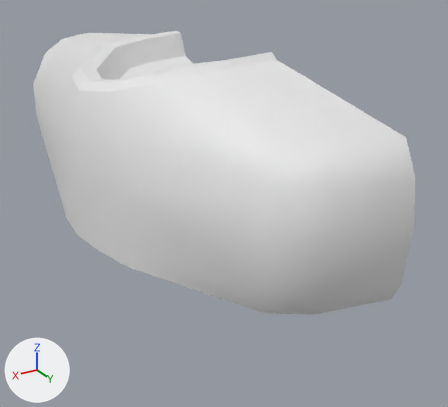
The FBX model Assets/02_Art/Meshes/SM_CarRight.fbx as it was, and as the next commit left it.
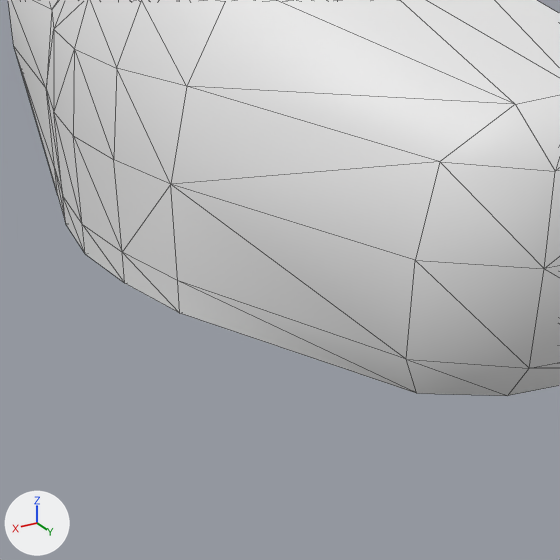
Each version appears first whole from a 50 mm camera at (2.85, 5.28, 1.91) aimed at (0.06, 0.62, -0.42), and next in a close-up on the part from 7% to 77% of the width and 23% to 100% of the height. Every picture has the same lights, and +X, +Y and +Z are marked at lower left. The close-ups show mesh edges as thin lines. Where no turn or scale is listed for an object, it has been applied to the vertices.

Script lines for the objects in view, before the commit:
```python
me_mesh = bpy.data.meshes.new('Mesh')
me_mesh.from_pydata(...)  # 194 vertices, 384 faces; spans x -0.02..1.44, y -2.99..2.85, z -0.49..1.08
ob_box001 = bpy.data.objects.new('Box001', me_mesh)
ob_box001.location = (0.0, 0.0, 0.0)
```
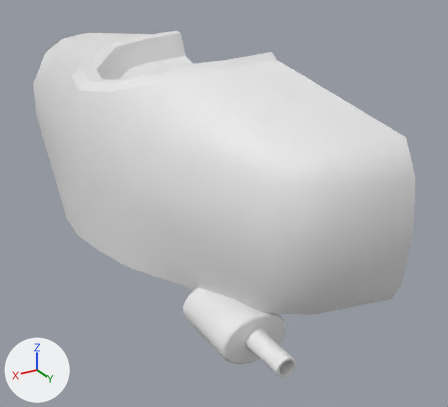
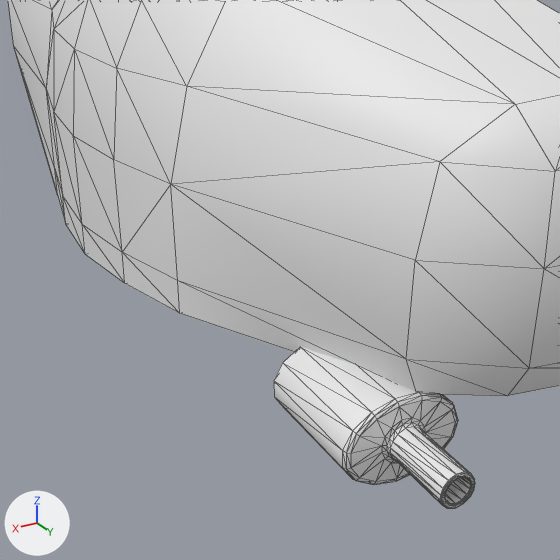
Pixel boxes [x1, y1, x2, y2] of what changed, in the close-ups (560 x 560 px):
```json
{"object": "Box001", "change": "reshaped", "before": [8, 0, 560, 396], "after": [8, 0, 560, 508]}
{"part": 1, "of": "me_mesh", "change": "added", "after": [274, 347, 475, 508]}
```

Scene script edits in JSON lines:
```json
{"block": "me_mesh", "where": "# used by ob_box001; location = (0.0, 0.0, 0.0)"}
{"op": "remove", "block": "me_mesh", "code": "me_mesh.from_pydata(...)  # 194 vertices, 384 faces; spans x -0.02..1.44, y -2.99..2.85, z -0.49..1.08"}
{"op": "add", "block": "me_mesh", "code": "me_mesh.from_pydata(...)  # 404 vertices, 800 faces; spans x -0.02..1.44, y -2.99..2.85, z -0.75..1.08"}
{"block": "me_mesh", "change": "me_mesh part 1: a new loose piece of 210 vertices spanning x 0.63..1.15, y 1.86..2.77, z -0.75..-0.38"}
```
